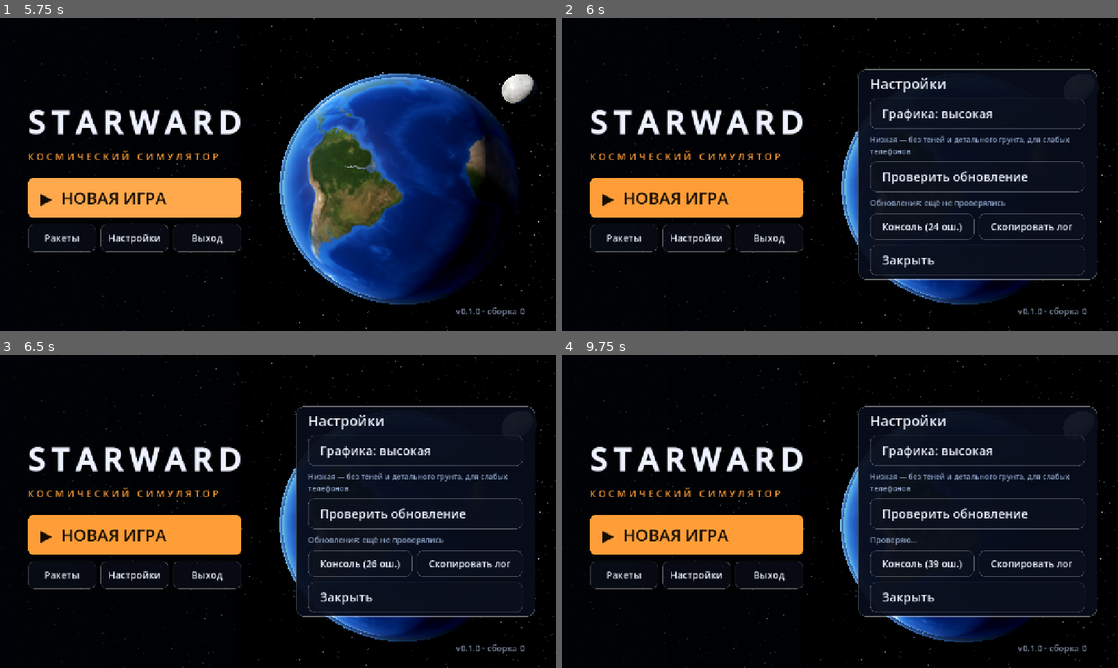
Above: before the commit, frames 1-4 (two rows, left to right).
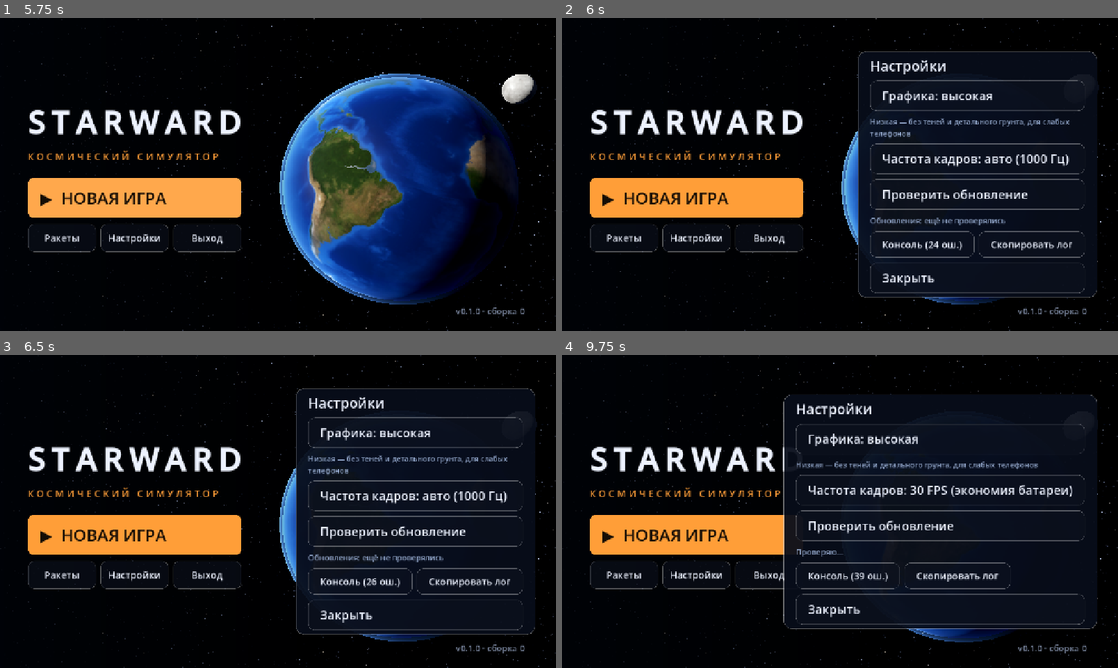
Above: after the commit, the same moments.

Repository: BuninSil/Starward
Game: Godot game, scene res://scenes/boot.tscn
The game is run twice, just before and just after one commit, with the same random seed, the same clock (stepped at 60 frames per second) and the same inputs.
Inputs (mouse positions are in pixels of both pictures, inside the frame that each line leads up to):
- Up to frame 1 (5.75 s): click "Ракеты" at 0.5 s; click "◀" at 1.25 s; click "▶" at 2 s; click "Люк" at 2.75 s; click "Назад" at 3.5 s; click "▶ НОВАЯ ИГРА" at 4.25 s; click "▶ НОВАЯ ИГРА" at 5 s
- Up to frame 2 (6 s): click "Настройки" at 5.75 s
- Up to frame 3 (6.5 s): no input
- Up to frame 4 (9.75 s): click "Графика: высокая" at 6.5 s; click "Графика: низкая" at 7.25 s; click "Проверить обновление" at 8 s; click (979, 495) at 8.75 s, where only the run after the commit has a clickable "Частота кадров: авто (1000 Гц)"; click (979, 495) at 9.5 s, where only the run after the commit has a clickable "Частота кадров: 60 FPS"

Frame 1 is identical in both runs. In frame 2, 8.8% of the frame differs, in the area x 53-97%, y 10-90%; in frame 3, 8.8%; in frame 4, 13%, in the area x 39-97%, y 12-88%.

Commit message:
Частота кадров под экран телефона
- Игра сама берёт максимальную частоту экрана: 120 Гц, 90 Гц или 60 Гц — что умеет телефон, и не рисует лишних кадров сверх неё
- В настройках «Частота кадров»: авто (показывает частоту экрана), 60 FPS или 30 FPS для экономии батареи

Co-Authored-By: Claude Opus 5.5 <noreply@anthropic.com>
Claude-Session: https://claude.ai/code/session_0113FrLWJiVSs1Ympzkh3Jgi

Diff:
--- a/scripts/autoload/game.gd
+++ b/scripts/autoload/game.gd
@@ -21,12 +21,9 @@
 
 func _ready() -> void:
 	_fresh_inventories()
-	# Up to 120 FPS (project max_fps); on Android also ask for the screen's top
-	# refresh rate, apps are kept at 60 Hz otherwise.
-	if Engine.has_singleton("StarwardUpdater"):
-		var plugin := Engine.get_singleton("StarwardUpdater")
-		if plugin.has_method("requestHighRefreshRate"):
-			Log.info("Game: display refresh %.0f Hz" % float(plugin.call("requestHighRefreshRate")))
+	# Refresh rate / frame cap from the settings (auto: the screen's top rate).
+	Graphics.apply_fps()
+	Log.info("Game: display %.0f Hz, max_fps %d" % [Graphics.screen_hz, Engine.max_fps])
 
 
 func _process(delta: float) -> void:
--- a/scripts/flight/graphics.gd
+++ b/scripts/flight/graphics.gd
@@ -28,3 +28,57 @@
 
 static func label() -> String:
 	return "высокая" if quality == HIGH else "низкая"
+
+
+# --- Frame rate ------------------------------------------------------------------
+# Auto: the screen's top refresh rate (120 / 90 / 60 Hz, whatever the phone
+# has; Android keeps apps at 60 Hz unless asked). 60 / 30: fixed caps (30 saves
+# battery). The frame cap always follows the refresh rate actually chosen.
+
+const FPS_AUTO := 0
+const FPS_60 := 1
+const FPS_30 := 2
+
+static var fps_mode: int = _load_fps()
+static var screen_hz := 60.0   ## refresh rate in use after apply_fps()
+
+
+static func _load_fps() -> int:
+	var cf := ConfigFile.new()
+	if cf.load(PATH) == OK:
+		return int(cf.get_value("graphics", "fps", FPS_AUTO))
+	return FPS_AUTO
+
+
+static func set_fps_mode(m: int) -> void:
+	fps_mode = m
+	var cf := ConfigFile.new()
+	cf.load(PATH)
+	cf.set_value("graphics", "fps", m)
+	cf.save(PATH)
+	apply_fps()
+
+
+## Picks the display mode and the frame cap for the current setting.
+static func apply_fps() -> void:
+	var want_hz := 1000.0 if fps_mode == FPS_AUTO else 60.0
+	var hz := 0.0
+	if Engine.has_singleton("StarwardUpdater"):
+		var plugin := Engine.get_singleton("StarwardUpdater")
+		if plugin.has_method("requestRefreshRate"):
+			hz = float(plugin.call("requestRefreshRate", want_hz))
+	if hz <= 0.0:
+		hz = DisplayServer.screen_get_refresh_rate()
+	if hz <= 0.0:
+		hz = 60.0
+	screen_hz = minf(hz, want_hz)
+	Engine.max_fps = 30 if fps_mode == FPS_30 else int(round(screen_hz))
+
+
+static func fps_label() -> String:
+	match fps_mode:
+		FPS_60:
+			return "60 FPS"
+		FPS_30:
+			return "30 FPS (экономия батареи)"
+	return "авто (%d Гц)" % int(round(screen_hz))
--- a/scripts/ui/boot.gd
+++ b/scripts/ui/boot.gd
@@ -521,6 +521,11 @@
 	gfx_hint.add_theme_font_size_override("font_size", 17)
 	gfx_hint.add_theme_color_override("font_color", DIM)
 	box.add_child(gfx_hint)
+	var fps_btn := _menu_button("Частота кадров: " + Graphics.fps_label(), func() -> void: pass)
+	fps_btn.pressed.connect(func() -> void:
+		Graphics.set_fps_mode((Graphics.fps_mode + 1) % 3)
+		fps_btn.text = "Частота кадров: " + Graphics.fps_label())
+	box.add_child(fps_btn)
 
 	box.add_child(_menu_button("Проверить обновление", func() -> void:
 		_update_status.text = "Проверяю…"
Not shown, added: shaders/sky_quad.gdshader.uid
Not shown, changed: CLAUDE.md
Not shown, changed: android_plugin/src/main/java/com/buninsil/starward/updater/StarwardUpdaterPlugin.kt
